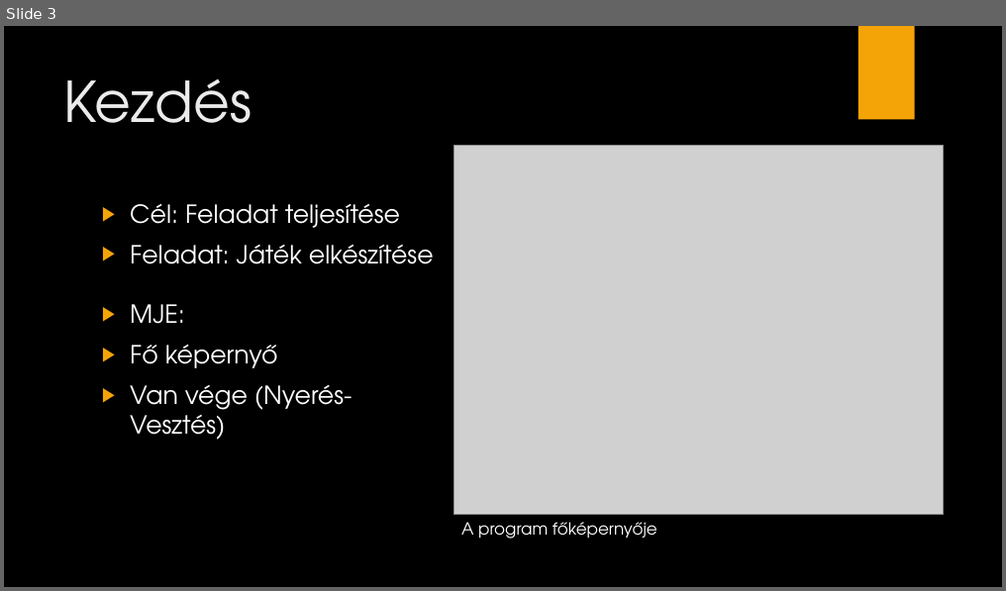
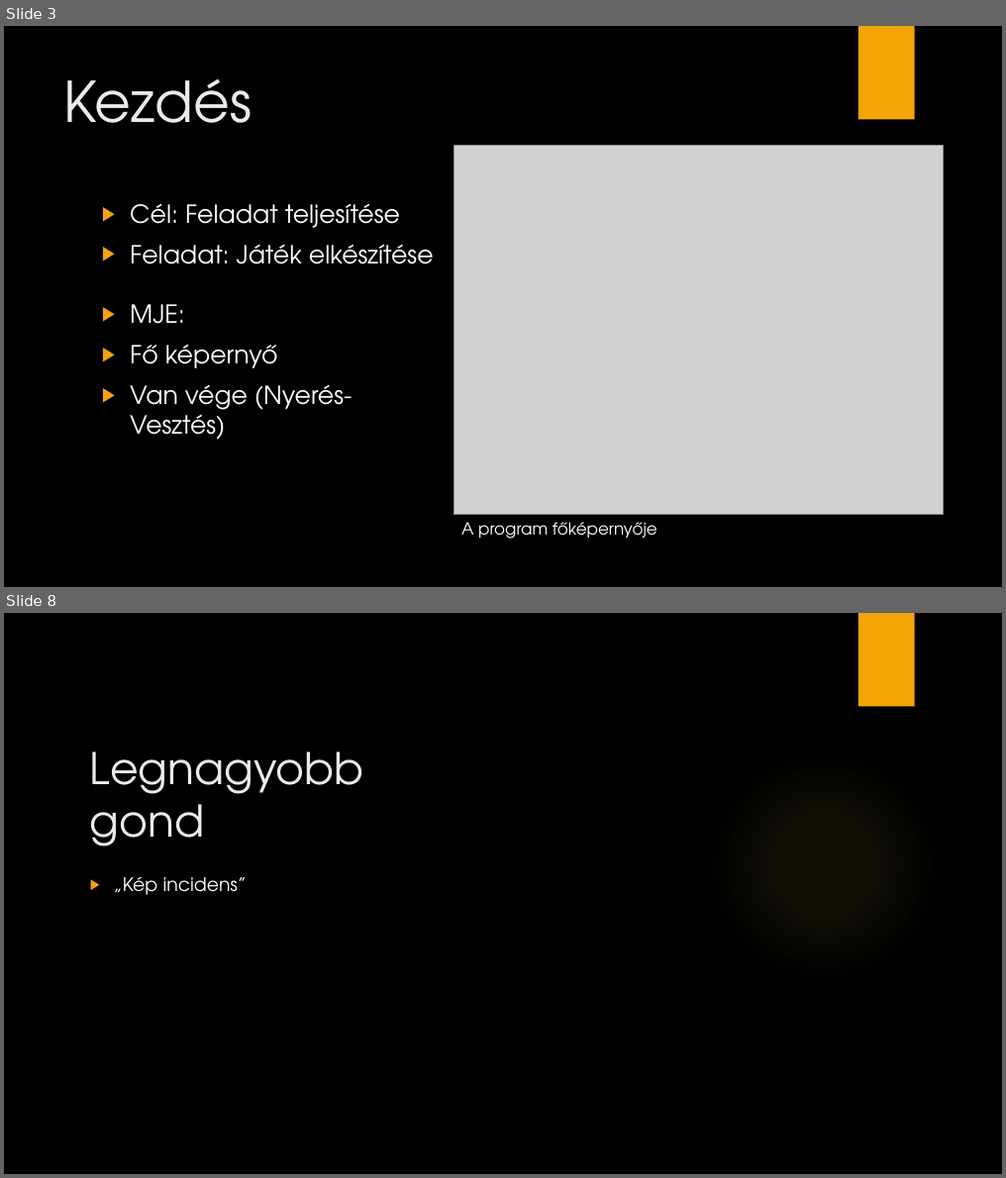
Before and after one commit to kecskeszsoltistvan/OrdogEsPokol, a slide deck: Ne érj a piroshoz.pptx. Shown one above the other, each under a label of ours: slide 3 before the commit, slides 3 and 8 after it; the slides between them are not shown. The pictures are 1006x591 and 1006x1178 pixels, drawn with LibreOffice and Linux fonts; fonts in the diff are those of the drawing; grey boxes stand for pictures; background and template pictures are left out. Boxes give left, top, right and bottom in pixels: in the first picture for what was removed or moved away, otherwise in the second. Text is boxed around its words. In the diff, an @@ line names an element or a change of style, - is before the commit and + after.

```diff
--- a/Ne érj a piroshoz.pptx
+++ b/Ne érj a piroshoz.pptx
@@ slide 8 added at (4, 613, 1002, 1174), background picture (left out); not listed: 1 template element that a slide beside it also shows @@
@@ title added at (90, 752, 364, 847), 42 pt, text #EBEBEB @@
+Legnagyobb gond
@@ ellipse added at (709, 750, 939, 980), fill gradient #FAC96A @@
@@ text added at (113, 876, 248, 895), 18 pt, text #FFFFFF @@
+▶ „Kép incidens”
```
Also in this commit, not shown: 5 other slides added, 1 slide removed.
